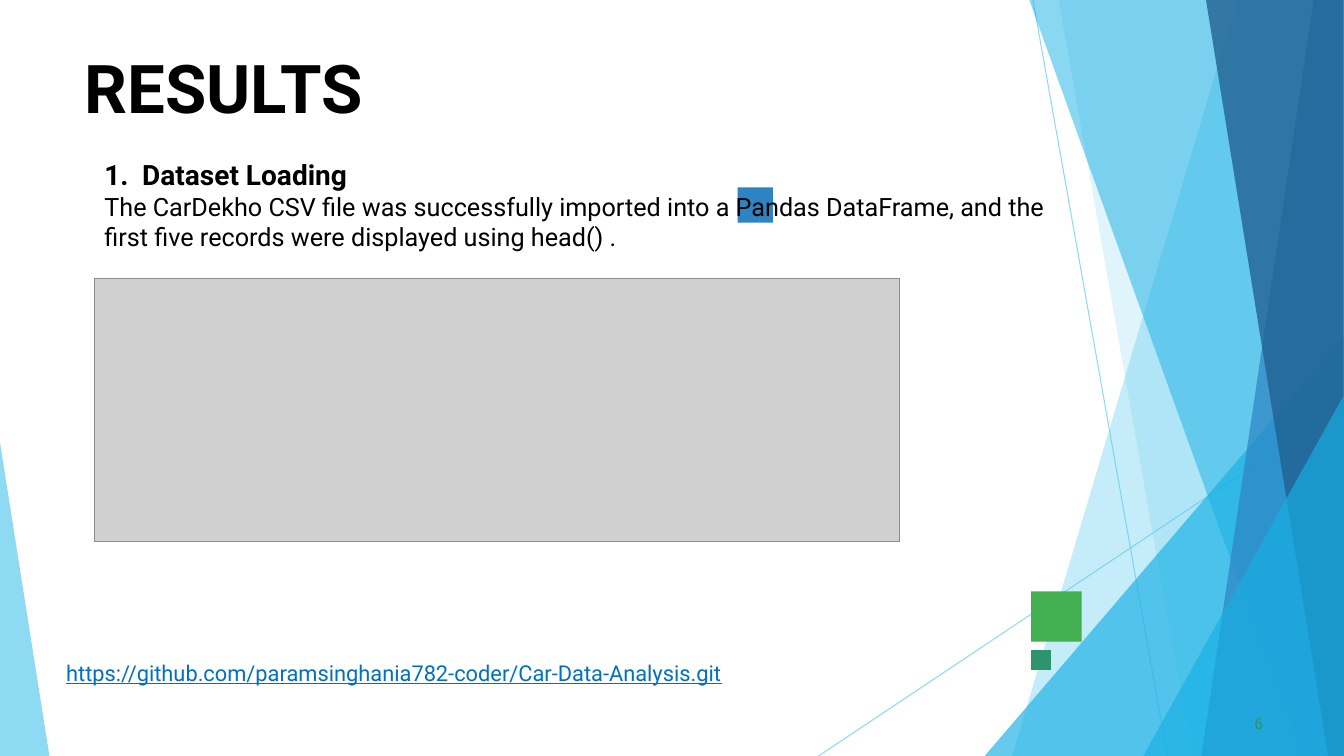
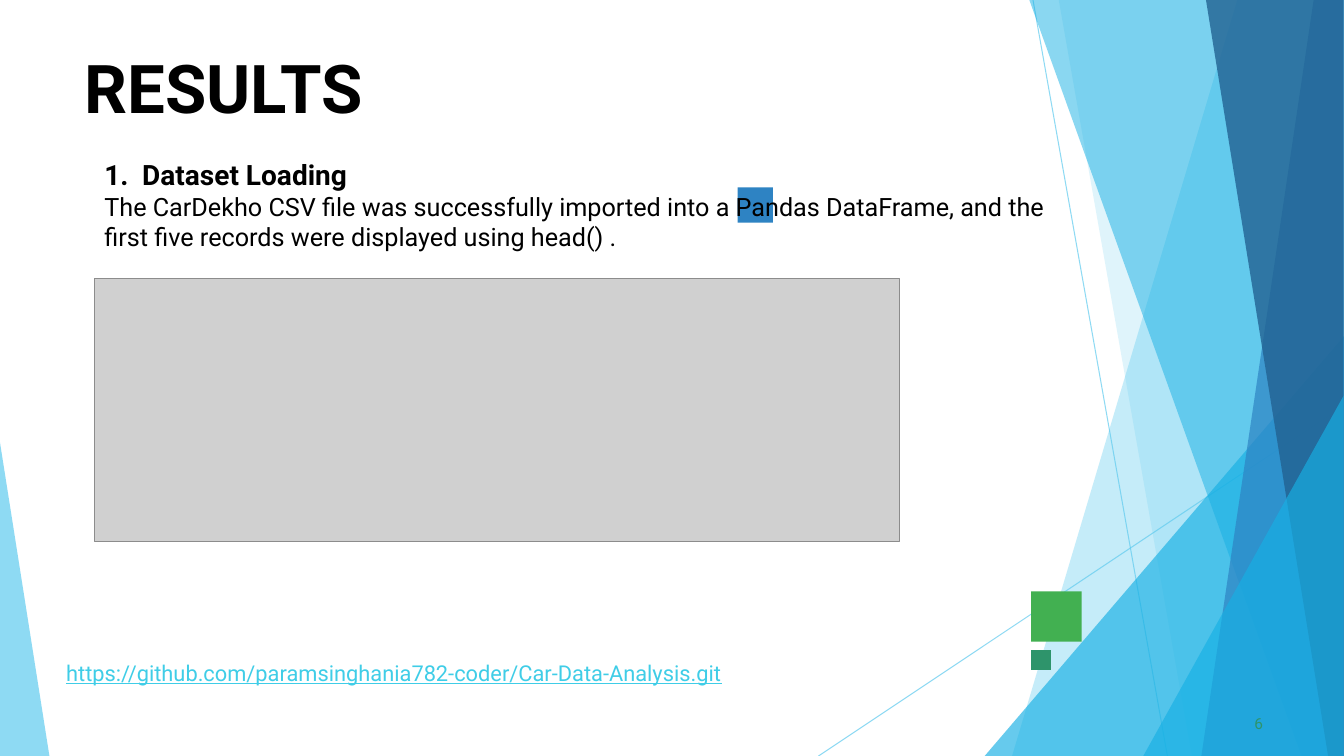
Before and after one commit to paramsinghania782-coder/Car-Data-Analysis, a slide deck: slide 6 of Car_Data_Analysis.pptx. Drawn at 1344x756 pixels with LibreOffice and Linux fonts; fonts in the diff are those of the drawing; grey boxes stand for pictures. Boxes give left, top, right and bottom in pixels: in the first picture for what was removed or moved away, otherwise in the second. Text is boxed around its words. In the diff, an @@ line names an element or a change of style, - is before the commit and + after.

Commit message:
Update PPT

```diff
--- a/Car_Data_Analysis.pptx
+++ b/Car_Data_Analysis.pptx
@@ text "https://github.com/paramsinghania782-coder/Car-Data-Analysis ..." at (66, 664, 721, 686): text colour #0070C0 to #3FCDE7 @@
```
Also in this commit, not shown: 10 other slides changed.
